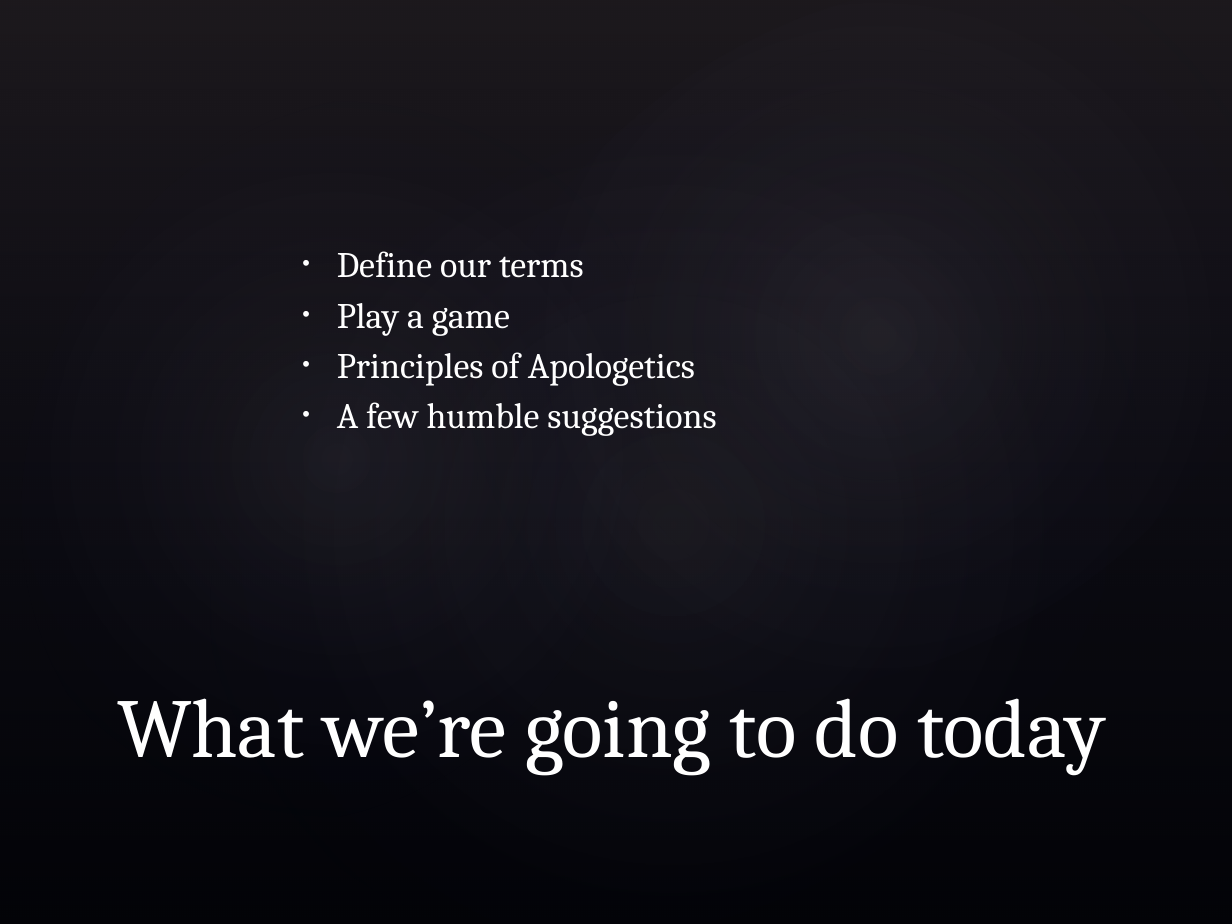
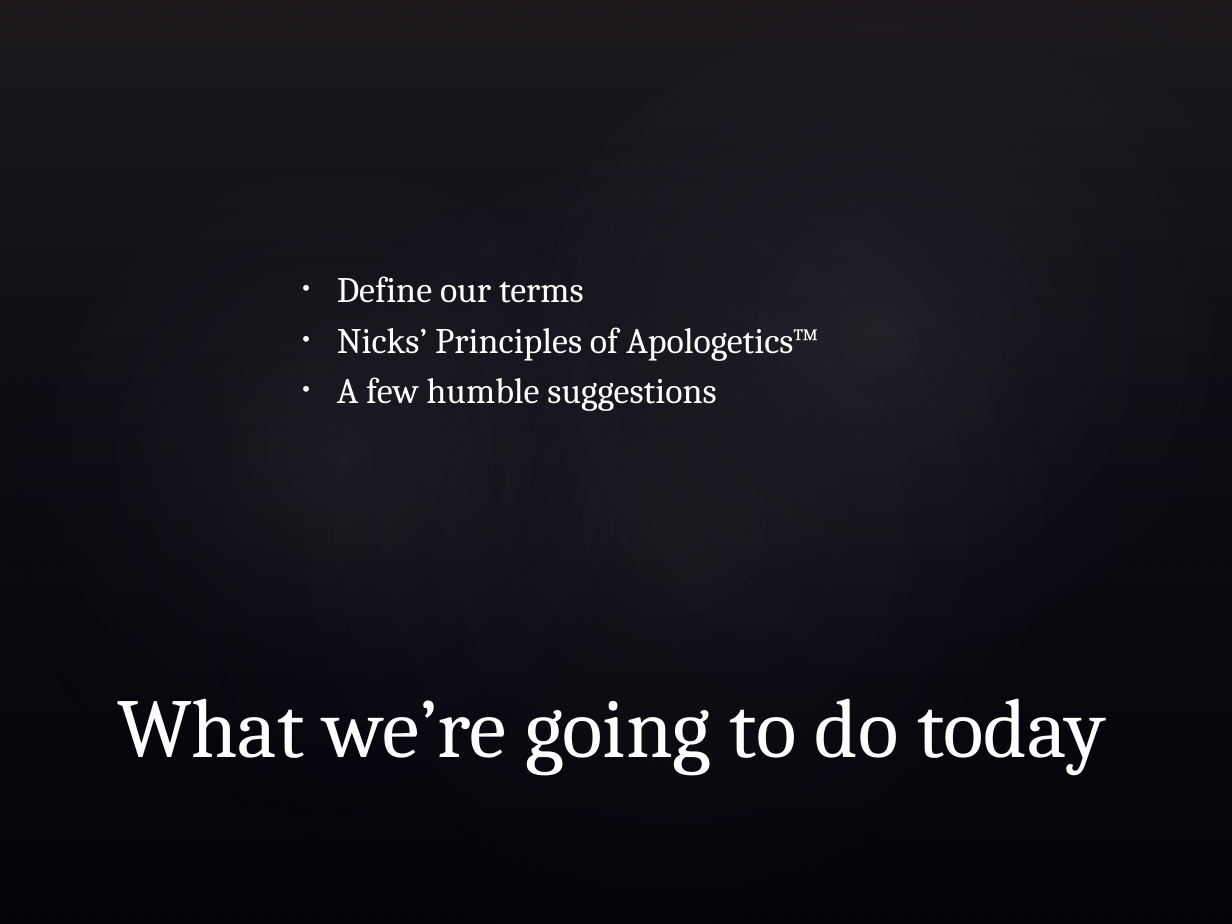
Before and after one commit to nickrobison/Presentations, a slide deck: slide 3 of BCSApologetics/RealApologetics.pptx. Drawn at 1232x924 pixels with LibreOffice and Linux fonts; fonts in the diff are those of the drawing; background and template pictures are left out. Boxes give left, top, right and bottom in pixels: in the first picture for what was removed or moved away, otherwise in the second. Text is boxed around its words. In the diff, an @@ line names an element or a change of style, - is before the commit and + after.

```diff
--- a/BCSApologetics/RealApologetics.pptx
+++ b/BCSApologetics/RealApologetics.pptx
@@ text at (337, 327, 818, 361): text changed @@
-• Play a game
-• Principles of Apologetics
+• Nicks’ Principles of Apologetics™
```
Also in this commit, not shown: 7 other slides changed, 10 slides added.
